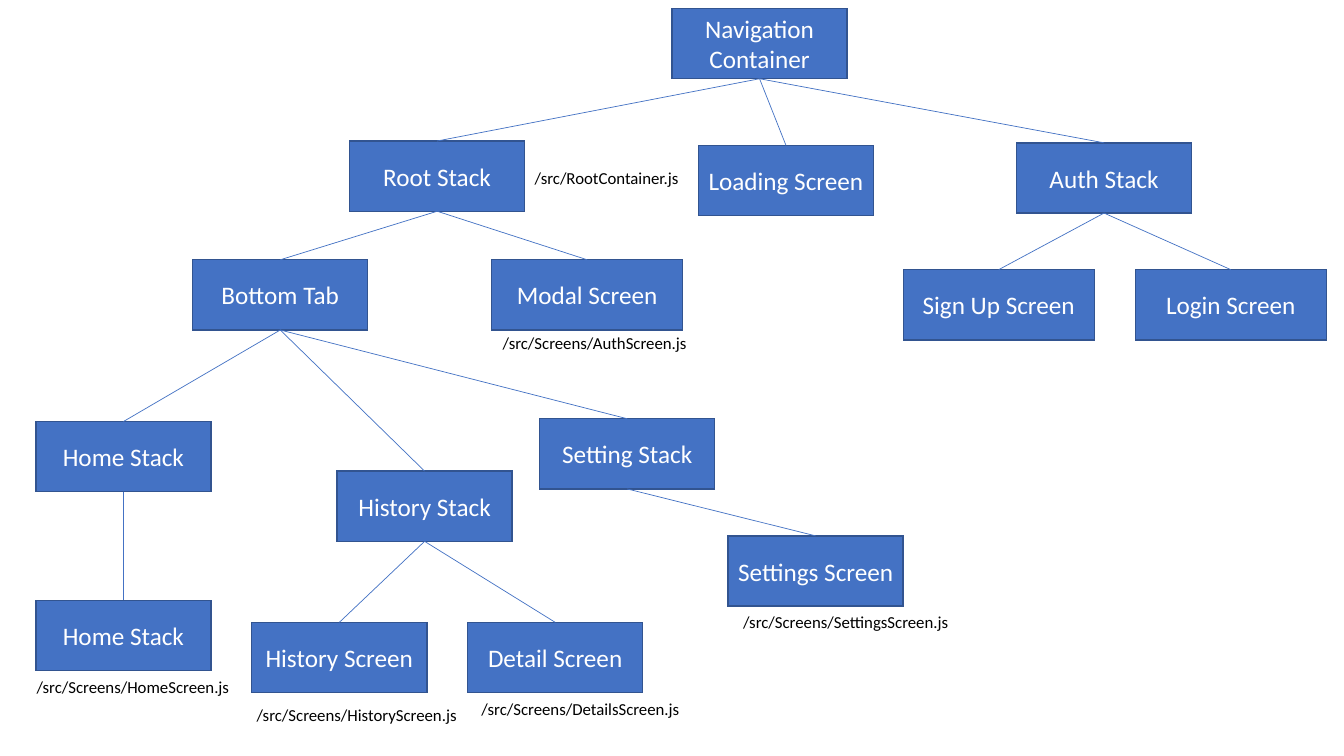
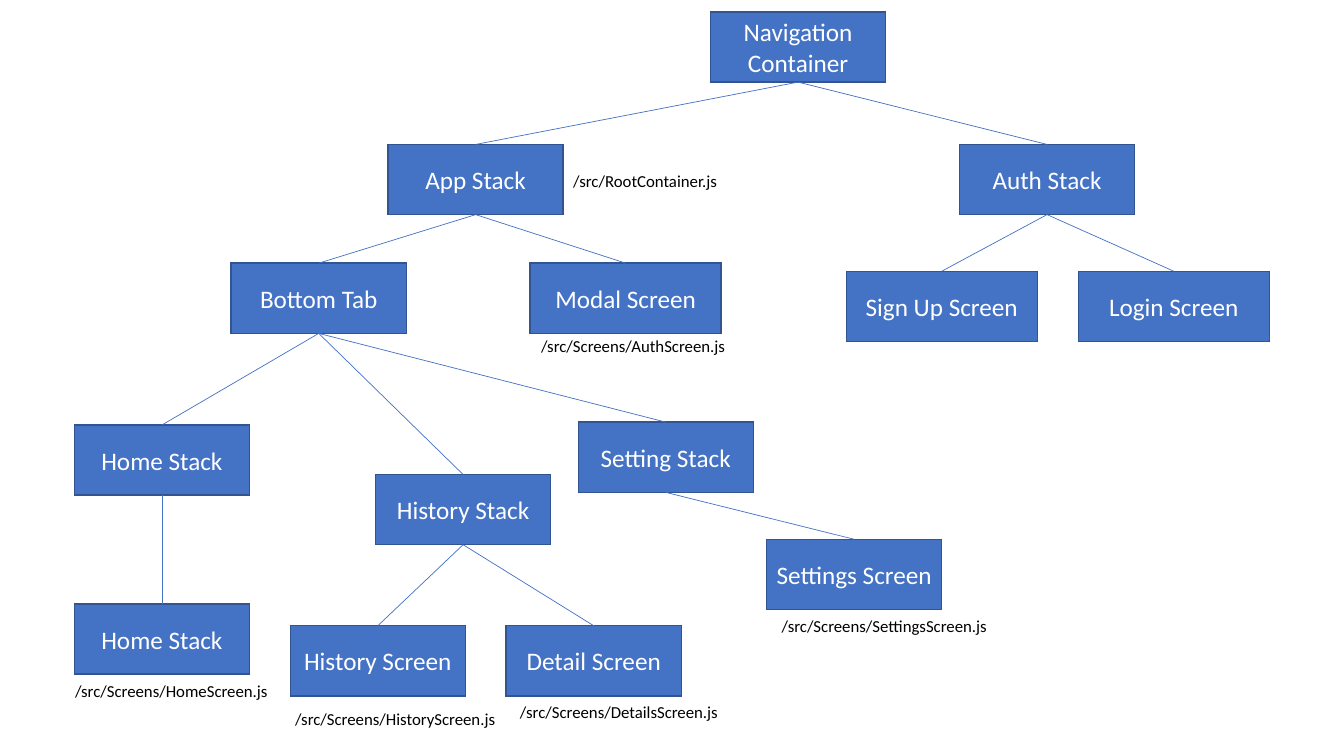
Before and after one commit to ykbryan/react-native-navigation-starter-app, a slide deck: slide 1 of docs/navigation-flow.pptx. Drawn at 1344x756 pixels with LibreOffice and Linux fonts; fonts in the diff are those of the drawing. Boxes give left, top, right and bottom in pixels: in the first picture for what was removed or moved away, otherwise in the second. Text is boxed around its words. In the diff, an @@ line names an element or a change of style, - is before the commit and + after.

Commit message:
Updating navigation stacks and removing layers

```diff
--- a/docs/navigation-flow.pptx
+++ b/docs/navigation-flow.pptx
@@ line removed from (760, 79) to (786, 145) @@
@@ line moved from (760, 79) - (1104, 143) to (799, 82) - (1048, 144) @@
@@ 11 rectangles, 10 lines, 6 texts: place and size @@
-11 rectangles, 10 lines, 6 texts at (36,8,948,724)
+11 rectangles, 10 lines, 6 texts at (75,12,987,728)
@@ rectangle removed at (699,145,874,216) @@
-Loading Screen
@@ text in rectangle at (425,171,526,193): text changed @@
-Root Stack
+App Stack
@@ 3 rectangles, 2 lines: place and size @@
-3 rectangles, 2 lines at (903,143,1327,341)
+3 rectangles, 2 lines at (847,144,1270,342)
```
Also in this commit, not shown: 5 other files.
